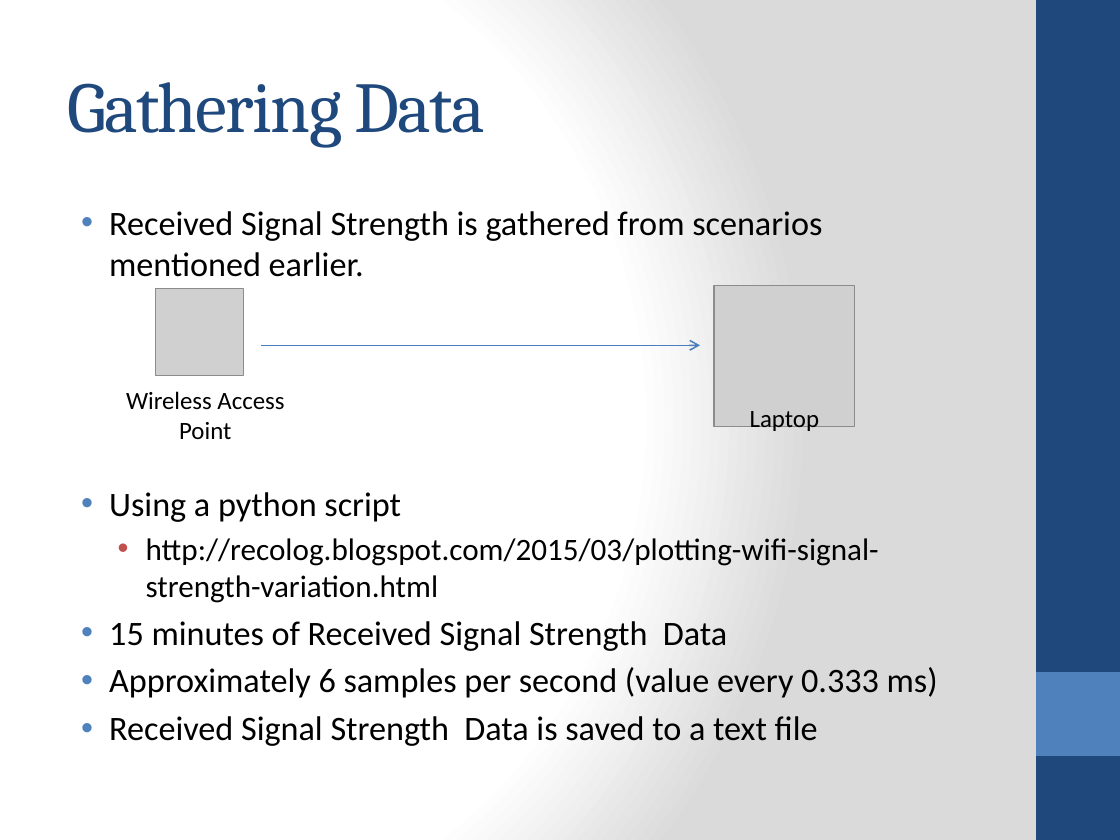
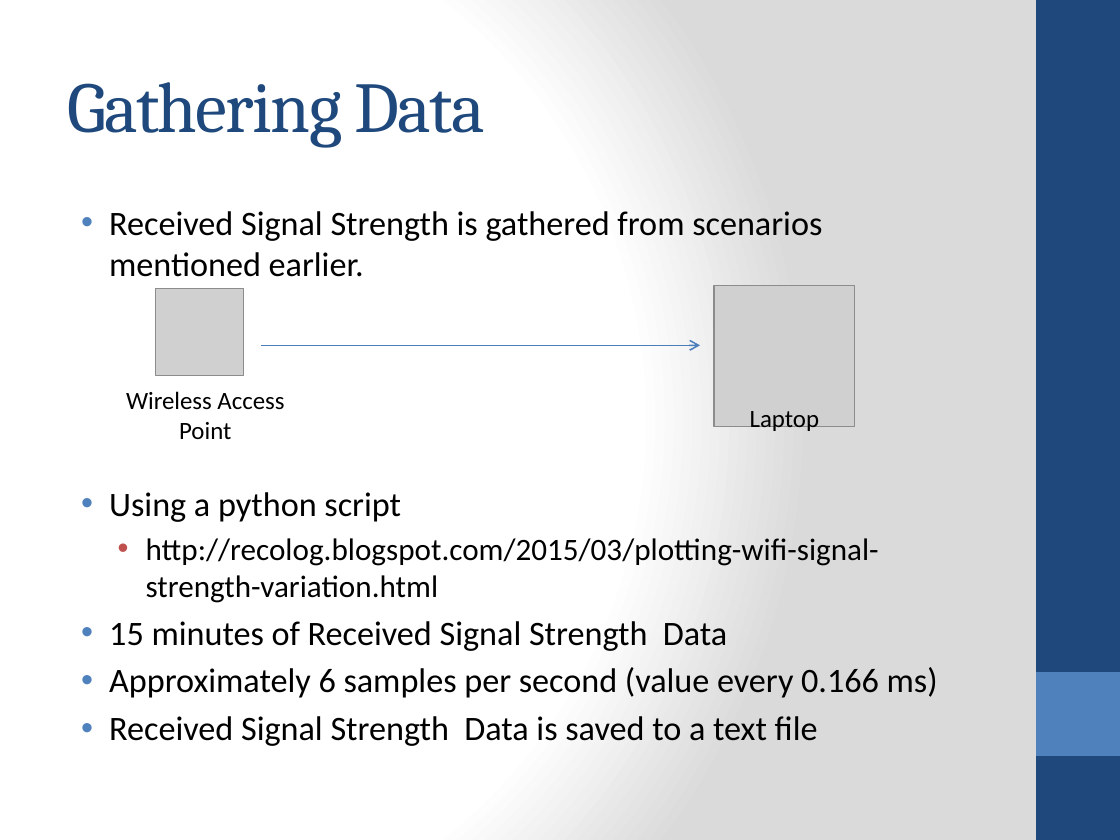
Before and after one commit to jithendra89/research, a slide deck: slide 17 of presentations/interim-final.pptx. Drawn at 1120x840 pixels with LibreOffice and Linux fonts; fonts in the diff are those of the drawing; grey boxes stand for pictures. Boxes give left, top, right and bottom in pixels: in the first picture for what was removed or moved away, otherwise in the second. Text is boxed around its words. In the diff, an @@ line names an element or a change of style, - is before the commit and + after.

```diff
--- a/presentations/interim-final.pptx
+++ b/presentations/interim-final.pptx
@@ text at [109, 667, 938, 698]: text changed @@
-• Approximately 6 samples per second (value every 0.333 ms)
+• Approximately 6 samples per second (value every 0.166 ms)
```
Also in this commit, not shown: 4 other files.
